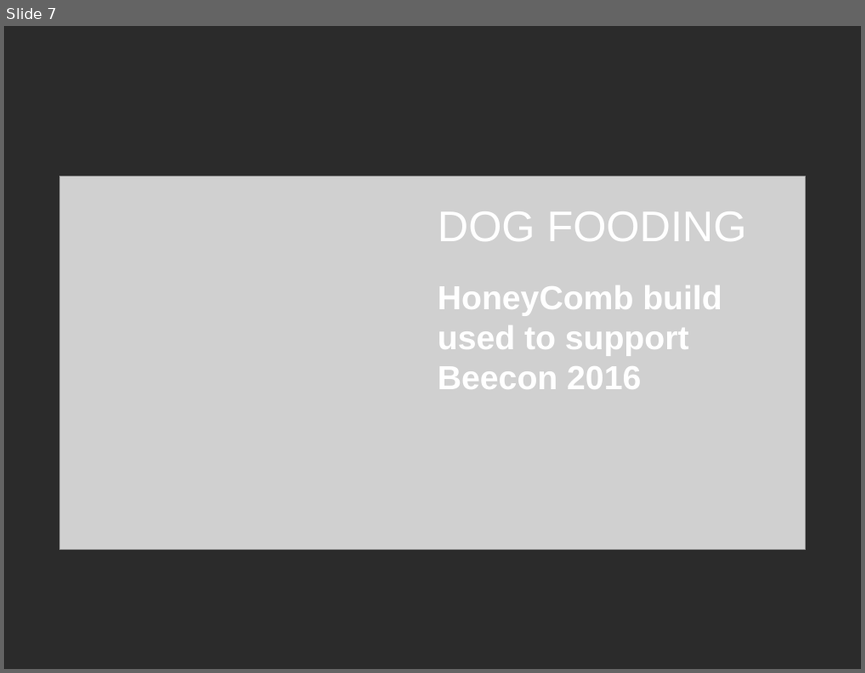
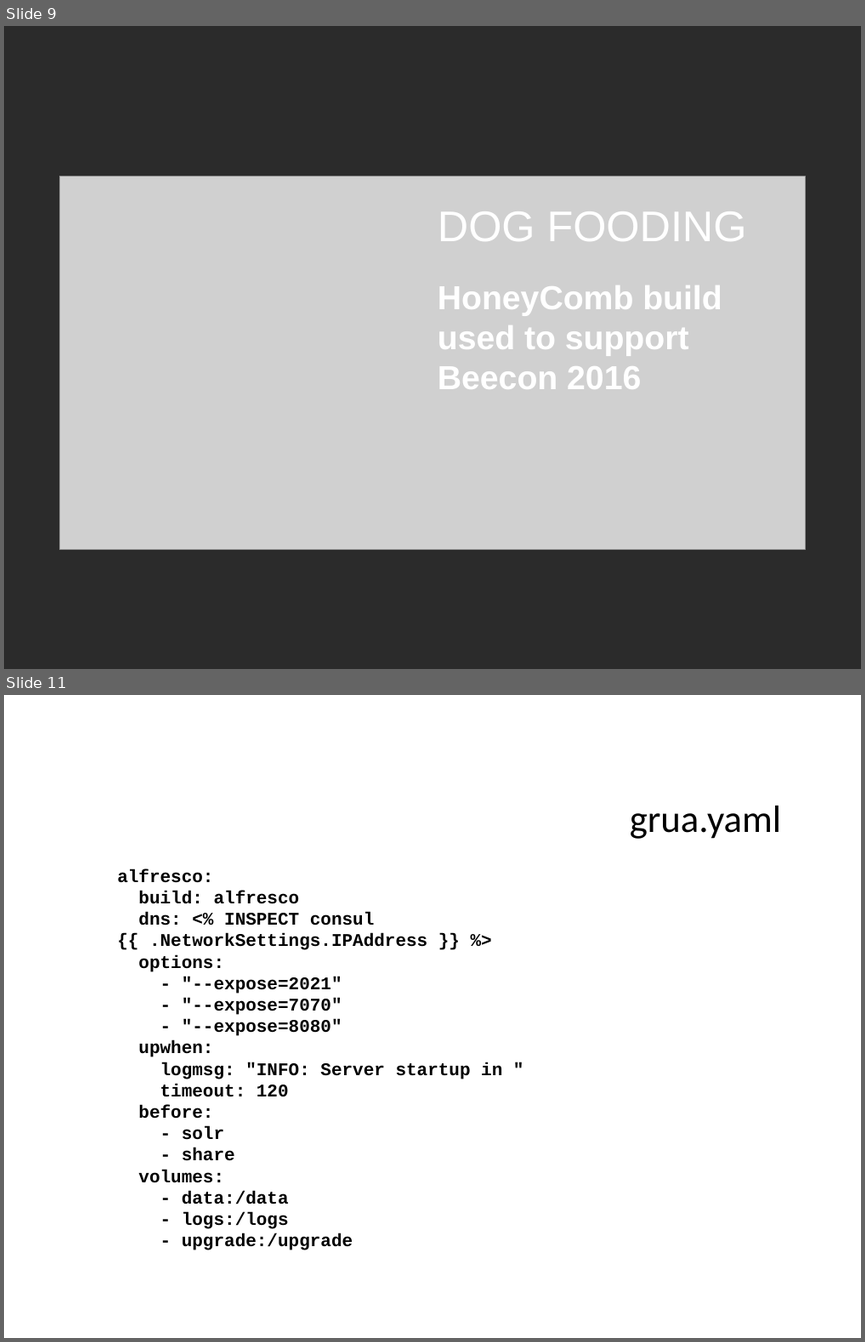
Before and after one commit to OrderOfTheBee/beecon, a slide deck: assets/data/files/20160125031/BeeCon2016_HoneyCombBeyond.odp. Shown one above the other, each under a label of ours: slide 7 before the commit, slides 9 and 11 after it; the slides between them are not shown. The pictures are 865x673 and 865x1342 pixels, drawn with LibreOffice and Linux fonts; fonts in the diff are those of the drawing; grey boxes stand for pictures; background and template pictures are left out; a plain dark background stands for a picture behind light text. Boxes give left, top, right and bottom in pixels: in the first picture for what was removed or moved away, otherwise in the second. Text is boxed around its words. In the diff, an @@ line names an element or a change of style, - is before the commit and + after.

```diff
--- a/assets/data/files/20160125031/BeeCon2016_HoneyCombBeyond.odp
+++ b/assets/data/files/20160125031/BeeCon2016_HoneyCombBeyond.odp
@@ slide 11 added at (4,695,861,1338), background picture (left out) @@
@@ text added at (630,805,781,839), 32 pt, text #000000 @@
+● grua.yaml
@@ title added at (117,869,502,1250), 15 pt, text #000000, bold @@
+alfresco:
+build: alfresco
+dns: <% INSPECT consul {{ .NetworkSettings.IPAddress }} %>
+options:
+- "--expose=2021"
+- "--expose=7070"
+- "--expose=8080"
+upwhen:
+logmsg: "INFO: Server startup in "
+timeout: 120
+before:
+- solr
+- share
+volumes:
+- data:/data
+- logs:/logs
+- upgrade:/upgrade
@@ what was slide 7 is now slide 9 @@
```
Also in this commit, not shown: 6 slides changed, 8 other slides added, 4 slides removed.
